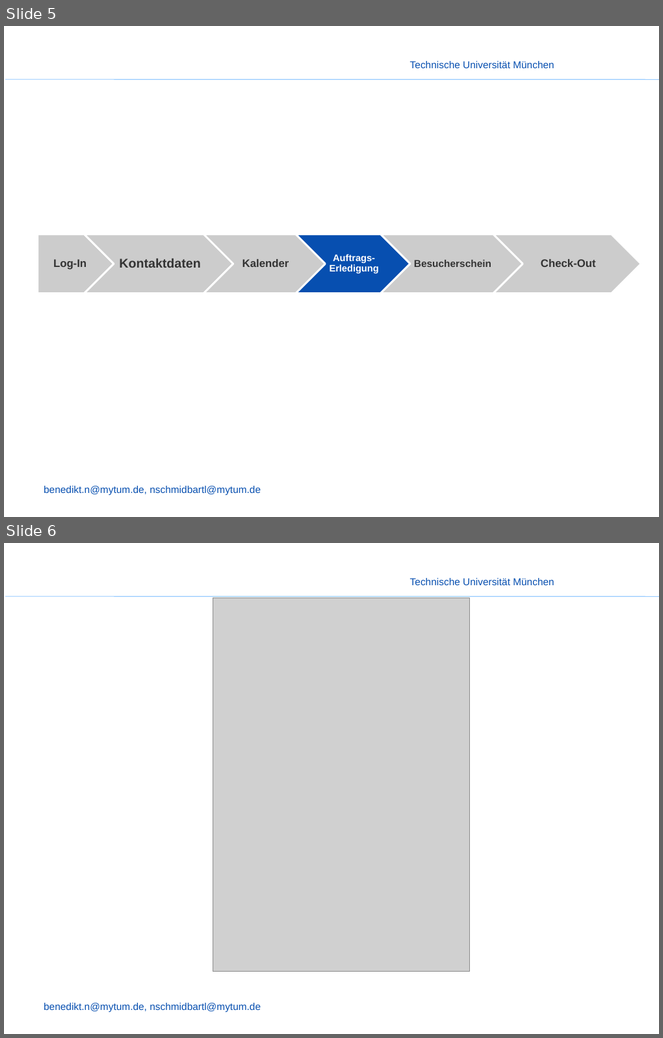
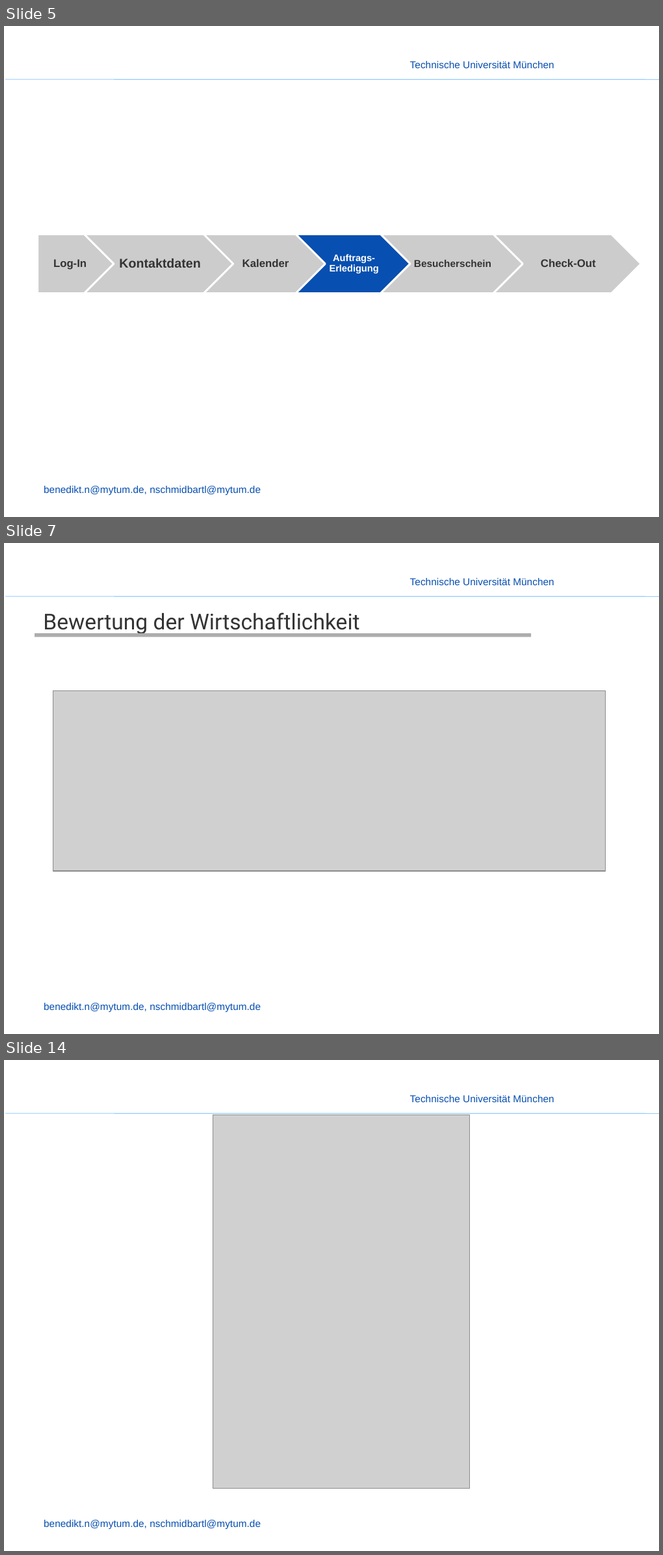
Before and after one commit to enjayes/logistikapp, a slide deck: Präsentation/Presentation - Nobbi.pptx. Shown one above the other, each under a label of ours: slides 5 and 6 before the commit, slides 5, 7 and 14 after it; the slides between them are not shown. The pictures are 663x1038 and 663x1555 pixels, drawn with LibreOffice and Linux fonts; fonts in the diff are those of the drawing; grey boxes stand for pictures; background and template pictures are left out. Boxes give left, top, right and bottom in pixels: in the first picture for what was removed or moved away, otherwise in the second. Text is boxed around its words. In the diff, an @@ line names an element or a change of style, - is before the commit and + after.

```diff
--- a/Präsentation/Presentation - Nobbi.pptx
+++ b/Präsentation/Presentation - Nobbi.pptx
@@ slide 7 added at [4,543,659,1034], background picture (left out); not listed: 3 template elements that a slide beside it also shows @@
@@ title added at [43,613,360,635], 24 pt, text #333333 @@
+Bewertung der Wirtschaftlichkeit
@@ line added from (35, 635) to (531, 635), #ADADAD 4 pt @@
@@ picture added at [53,691,605,871] @@
@@ what was slide 6 is now slide 14 @@
```
Also in this commit, not shown: 3 slides changed, 5 other slides added, 2 slides removed.
